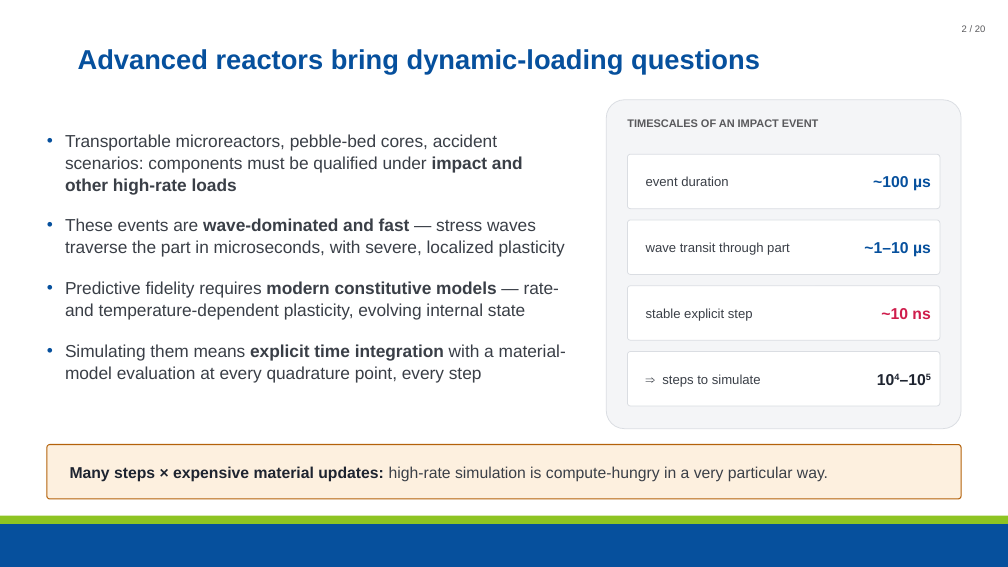
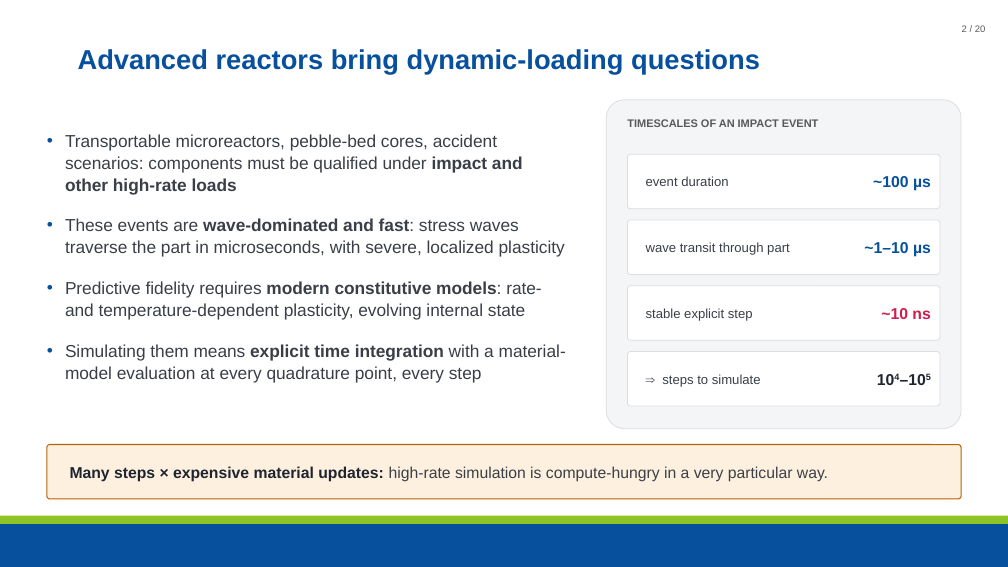
Before and after one commit to maxnezdyur/marlin, a slide deck: slide 2 of examples/impact/slide_assets/WCCM_NEML2_explicit_dynamics_v2.pptx. Drawn at 1008x567 pixels with LibreOffice and Linux fonts; fonts in the diff are those of the drawing; background and template pictures are left out. Boxes give left, top, right and bottom in pixels: in the first picture for what was removed or moved away, otherwise in the second. Text is boxed around its words. In the diff, an @@ line names an element or a change of style, - is before the commit and + after.

```diff
--- a/examples/impact/slide_assets/WCCM_NEML2_explicit_dynamics_v2.pptx
+++ b/examples/impact/slide_assets/WCCM_NEML2_explicit_dynamics_v2.pptx
@@ text at (x1=65, y1=218, x2=565, y2=320): text changed @@
-• These events are wave-dominated and fast — stress waves traverse the part in microseconds, with severe, localized plasticity
-• Predictive fidelity requires modern constitutive models — rate- and temperature-dependent plasticity, evolving internal state
+• These events are wave-dominated and fast: stress waves traverse the part in microseconds, with severe, localized plasticity
+• Predictive fidelity requires modern constitutive models: rate- and temperature-dependent plasticity, evolving internal state
```
Also in this commit, not shown: 17 other slides changed, 1 other file.
